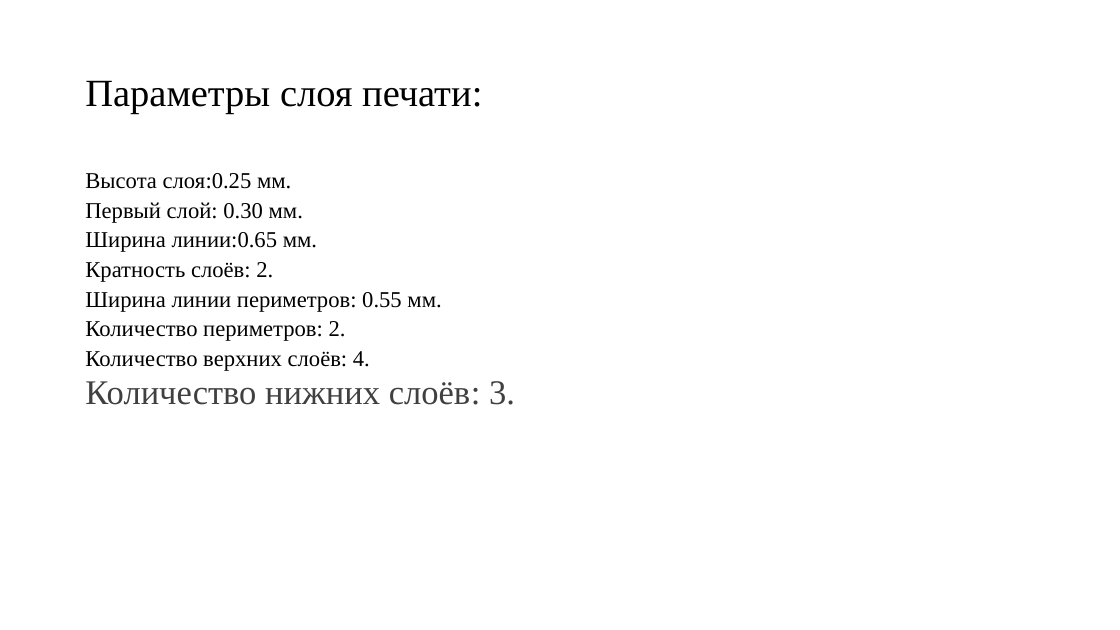
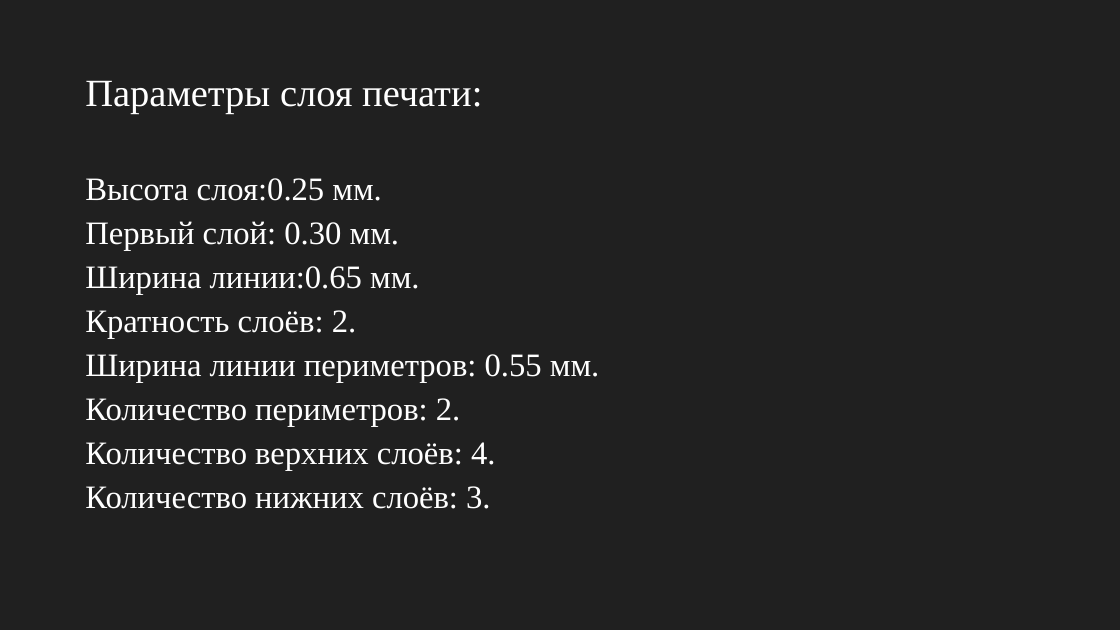
Before and after one commit to KuzovlevAnton/photos, a slide deck: slide 10 of Кузовлев Антон Презентация Шахматы.pptx. Drawn at 1120x630 pixels with LibreOffice and Linux fonts; fonts in the diff are those of the drawing; background and template pictures are left out; a plain dark background stands for a picture behind light text. Boxes give left, top, right and bottom in pixels: in the first picture for what was removed or moved away, otherwise in the second. Text is boxed around its words. In the diff, an @@ line names an element or a change of style, - is before the commit and + after.

```diff
--- a/Кузовлев Антон Презентация Шахматы.pptx
+++ b/Кузовлев Антон Презентация Шахматы.pptx
@@ background #FFFFFF to picture (left out) @@
@@ rectangle added at (0, 0, 1120, 630), fill #000000 at 25% opacity @@
@@ title "Параметры слоя печати:" at (85, 80, 482, 115): text colour #000000 to #FFFFFF @@
@@ text "Высота слоя:0.25 мм." at (85, 178, 599, 509): size 19.4 to 28 pt, text colour #000000 to #FFFFFF in "Высота слоя:0.25 мм.", "Первый слой: 0.30 мм.", "Ширина линии:0.65 мм.", "Кратность слоёв: 2." and 3 more places; size 29.6 to 28 pt, text colour #404040 to #FFFFFF in "Количество нижних слоёв: 3."; line spacing 0.77 to 0.9 @@
```
Also in this commit, not shown: 5 other slides changed.
